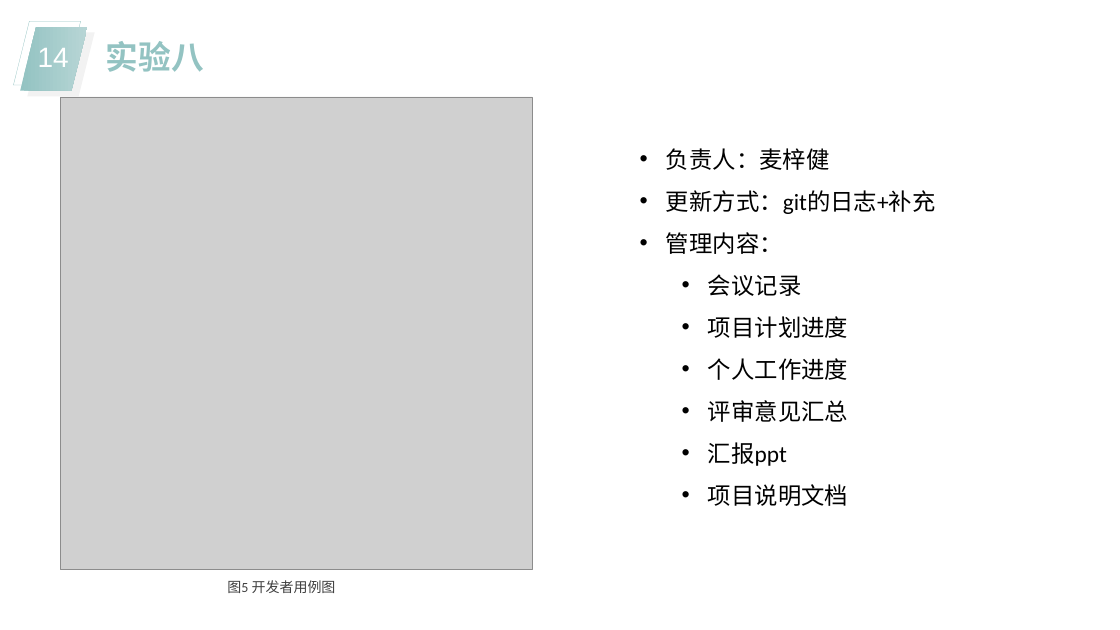
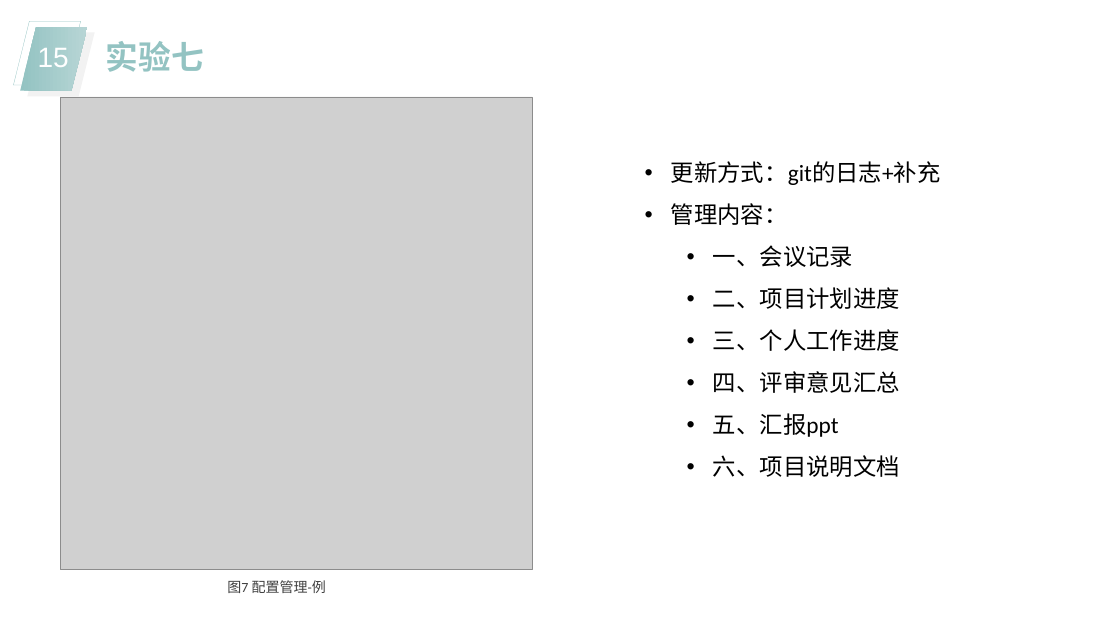
Before and after one commit to bhsei/20_F, a slide deck: slide 15 of 2-课堂汇报/第四周汇报_麦梓健.pptx (slide 14 before the commit). Drawn at 1120x630 pixels with LibreOffice and Linux fonts; fonts in the diff are those of the drawing; grey boxes stand for pictures. Boxes give left, top, right and bottom in pixels: in the first picture for what was removed or moved away, otherwise in the second. Text is boxed around its words. In the diff, an @@ line names an element or a change of style, - is before the commit and + after.

Commit message:
第四周文档更新

```diff
--- a/2-课堂汇报/第四周汇报_麦梓健.pptx
+++ b/2-课堂汇报/第四周汇报_麦梓健.pptx
@@ page number at [38,48,69,67]: text changed @@
-14
+15
@@ text at [106,41,204,72]: text changed @@
-实验八
+实验七
@@ text "更新方式：git的日志+补充": place and size @@
-text "更新方式：git的日志+补充" at [666,148,936,506]
+text "更新方式：git的日志+补充" at [671,161,941,477]
@@ text at [666,148,830,170]: paragraph removed @@
-• 负责人：麦梓健
@@ text at [713,245,900,477]: text changed @@
-  • 会议记录
-  • 项目计划进度
-  • 个人工作进度
-  • 评审意见汇总
-  • 汇报ppt
-  • 项目说明文档
+  • 一、会议记录
+  • 二、项目计划进度
+  • 三、个人工作进度
+  • 四、评审意见汇总
+  • 五、汇报ppt
+  • 六、项目说明文档
@@ text at [227,580,326,593]: text changed @@
-图5 开发者用例图
+图7 配置管理-例
```
Also in this commit, not shown: 2 other slides changed, 4 slides added, 1 slide removed, 3 other files.
